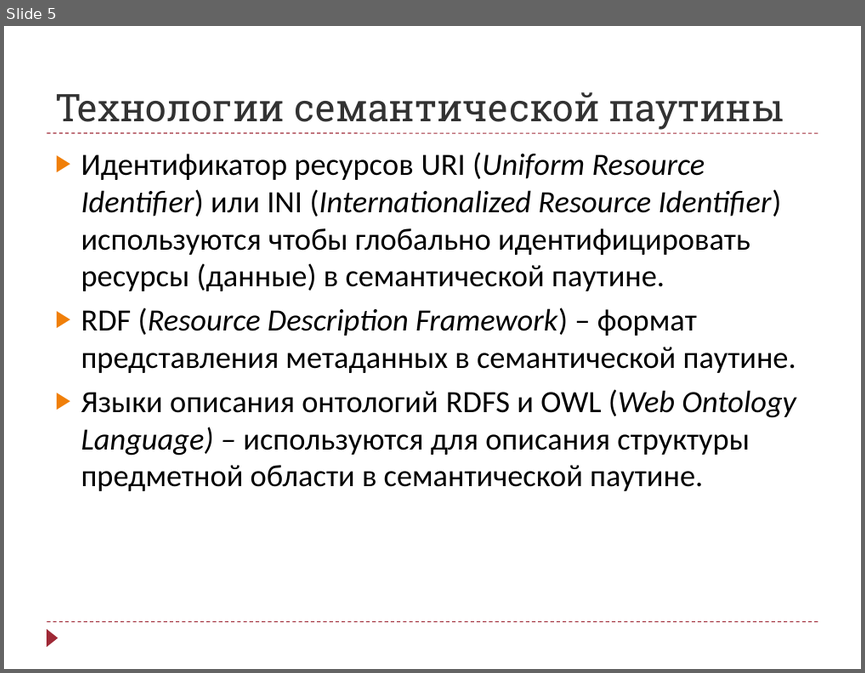
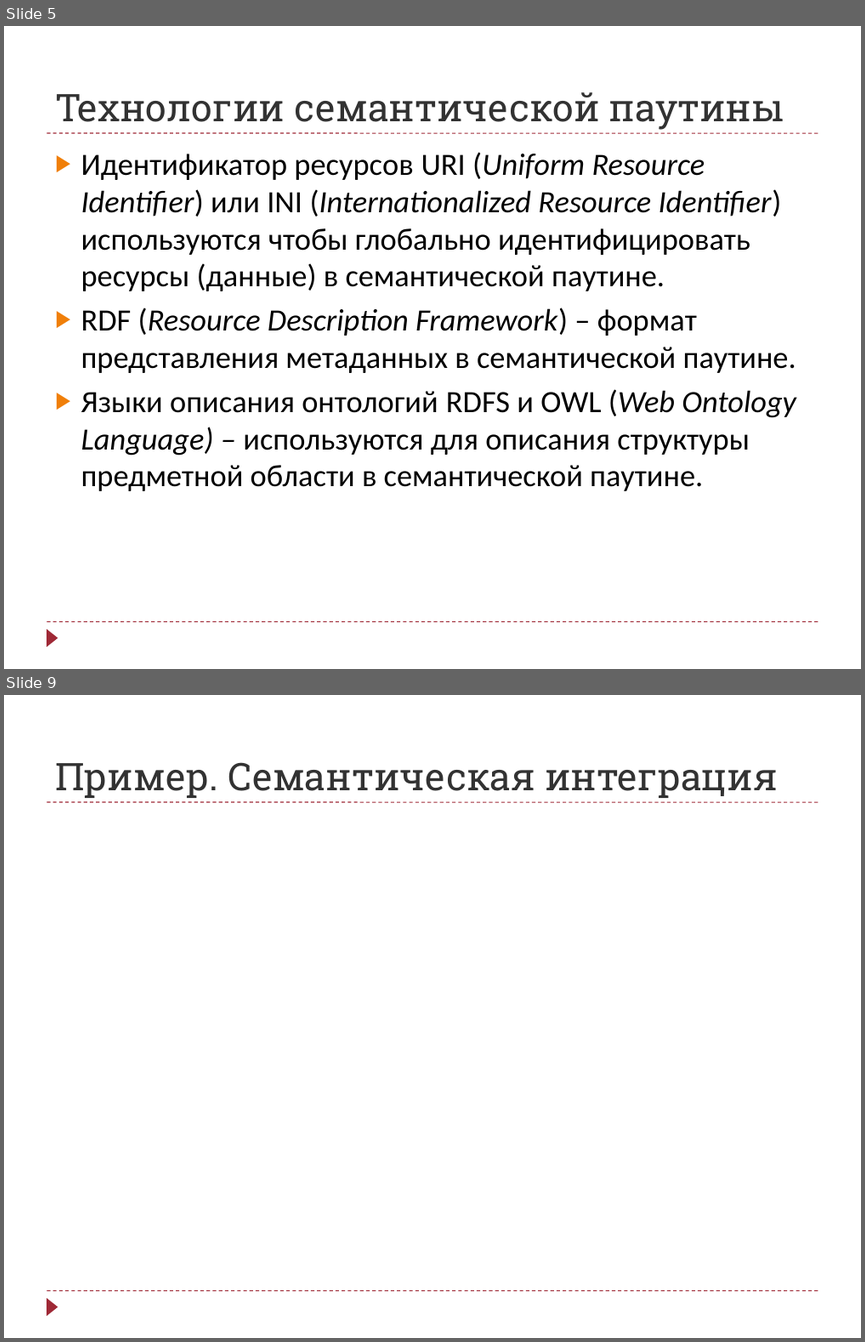
Before and after one commit to arthan1011/diploma, a slide deck: Semantic Presentation.pptx. Shown one above the other, each under a label of ours: slide 5 before the commit, slides 5 and 9 after it; the slides between them are not shown. The pictures are 865x673 and 865x1342 pixels, drawn with LibreOffice and Linux fonts; fonts in the diff are those of the drawing. Boxes give left, top, right and bottom in pixels: in the first picture for what was removed or moved away, otherwise in the second. Text is boxed around its words. In the diff, an @@ line names an element or a change of style, - is before the commit and + after.

```diff
--- a/Semantic Presentation.pptx
+++ b/Semantic Presentation.pptx
@@ slide 9 added at (4, 695, 861, 1338), background #FFFFFF; not listed: 3 template elements that a slide beside it also shows @@
@@ title added at (55, 762, 777, 798), 32 pt, text #323232 @@
+Пример. Семантическая интеграция
```
Also in this commit, not shown: 3 other slides added.
